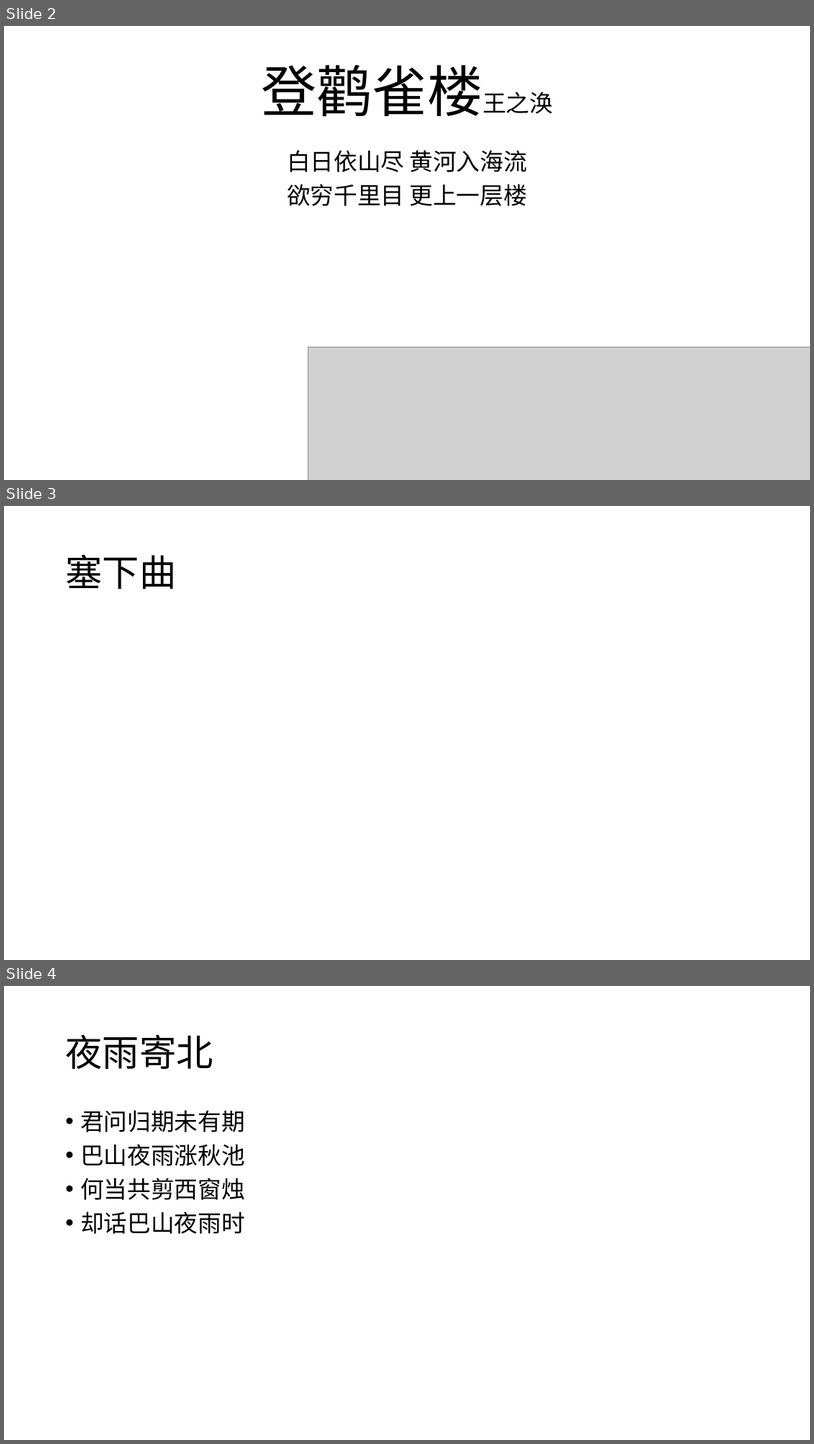
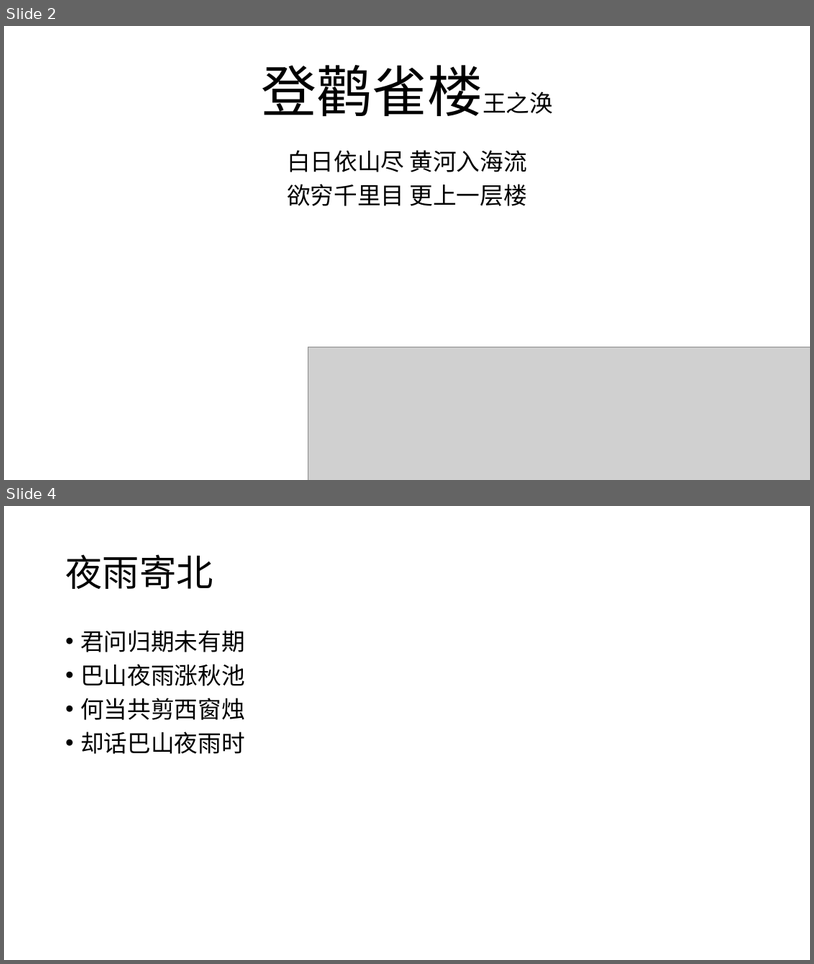
Before and after one commit to ChuckTest/ppt-test, a slide deck: Exercise1.pptx. Shown one above the other, each under a label of ours: slides 2, 3 and 4 before the commit, slides 2 and 4 after it; the slides between them are not shown. The pictures are 814x1444 and 814x964 pixels, drawn with LibreOffice and Linux fonts; fonts in the diff are those of the drawing; grey boxes stand for pictures. Boxes give left, top, right and bottom in pixels: in the first picture for what was removed or moved away, otherwise in the second. Text is boxed around its words. In the diff, an @@ line names an element or a change of style, - is before the commit and + after.

Commit message:
（五）制作表格幻灯片  塞下曲

```diff
--- a/Exercise1.pptx
+++ b/Exercise1.pptx
@@ slide 3 removed at bbox=[4, 506, 810, 960], background #FFFFFF @@
@@ title removed at bbox=[65, 554, 176, 589] @@
-塞下曲
```
Also in this commit, not shown: 1 slide changed, 1 slide added.
